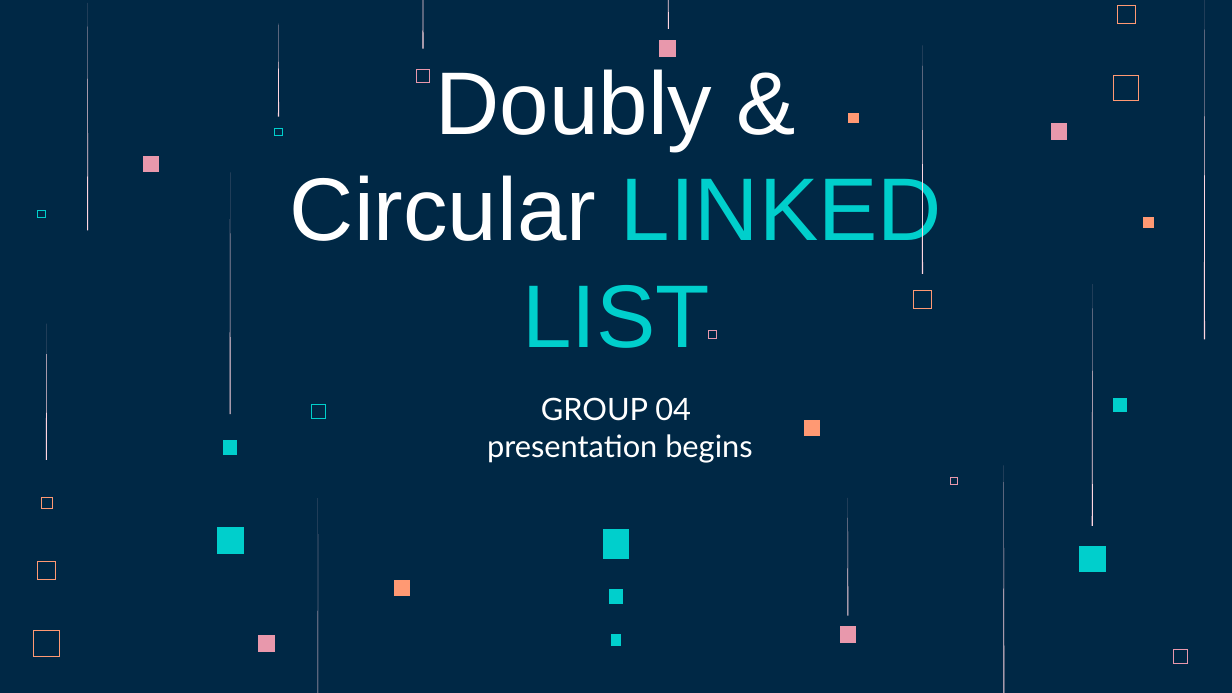
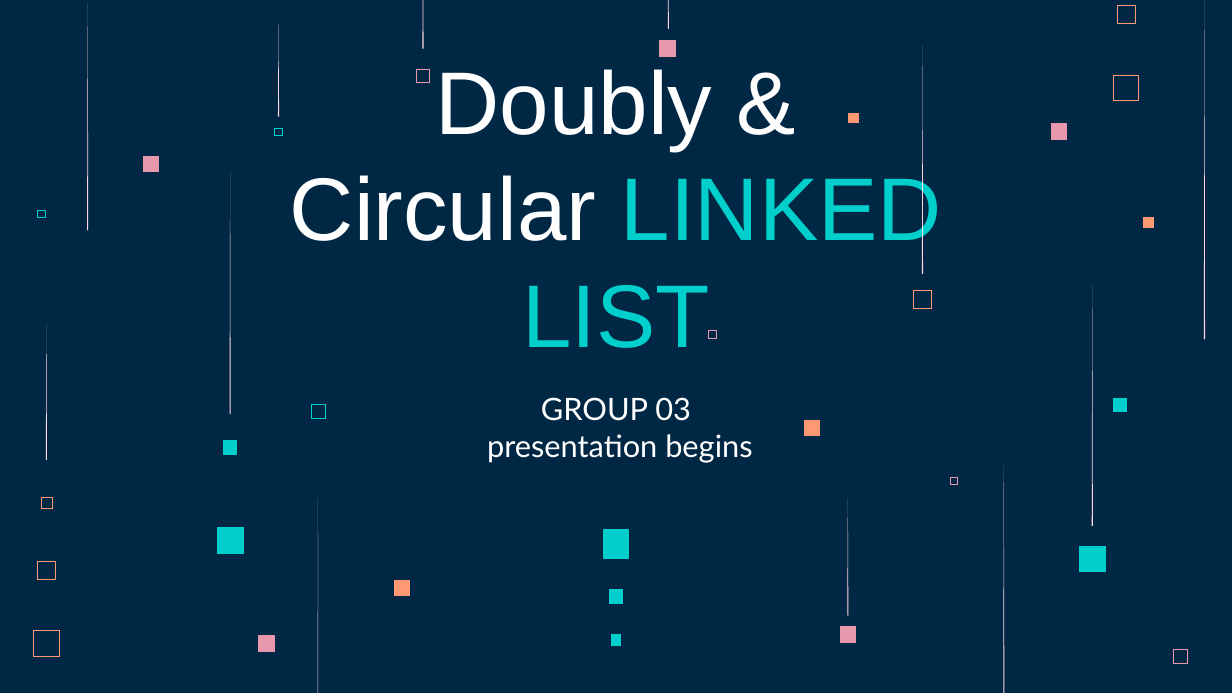
Before and after one commit to vyphotphet100/DLL-CLL, a slide deck: slide 1 of DoublyCircular-LinkedList.pptx. Drawn at 1232x693 pixels with LibreOffice and Linux fonts; fonts in the diff are those of the drawing. Boxes give left, top, right and bottom in pixels: in the first picture for what was removed or moved away, otherwise in the second. Text is boxed around its words. In the diff, an @@ line names an element or a change of style, - is before the commit and + after.

```diff
--- a/DoublyCircular-LinkedList.pptx
+++ b/DoublyCircular-LinkedList.pptx
@@ subtitle at [541, 397, 691, 421]: text changed @@
-GROUP 04
+GROUP 03
```
Also in this commit, not shown: 1 other slide changed, 10 other files.
